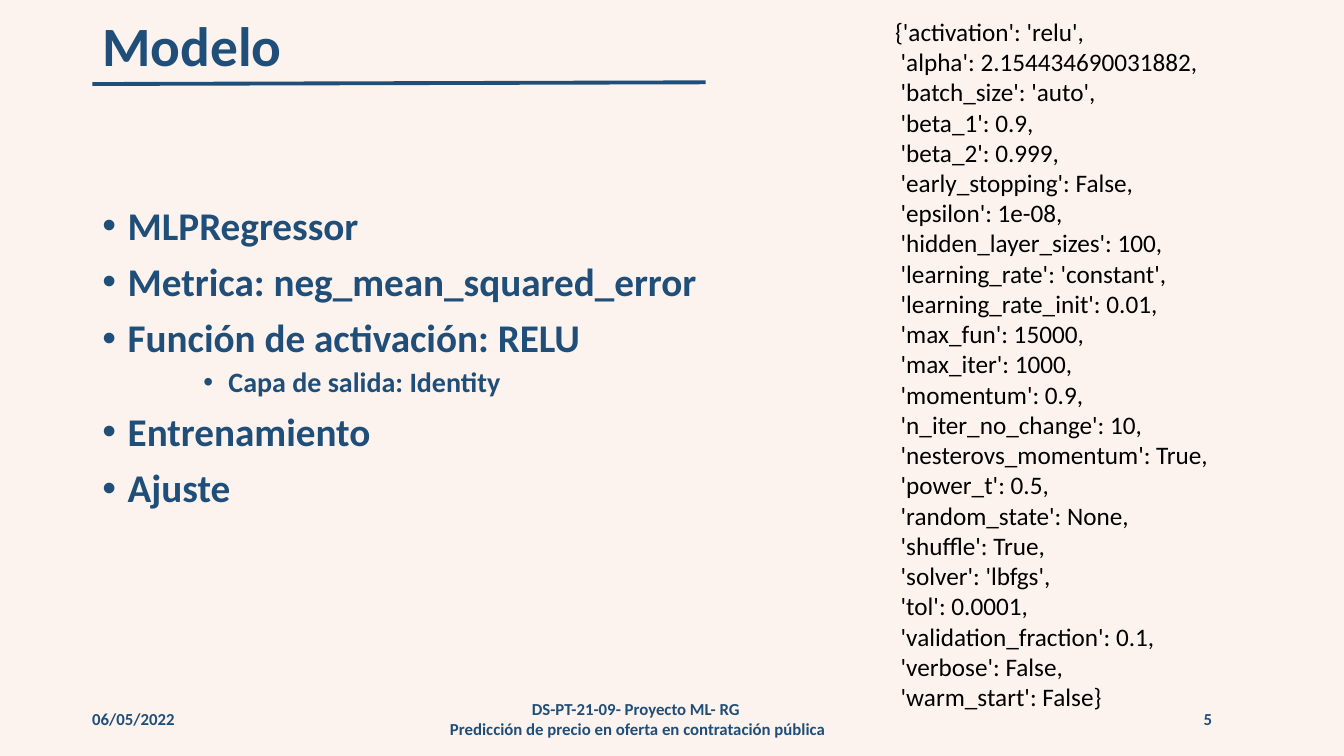
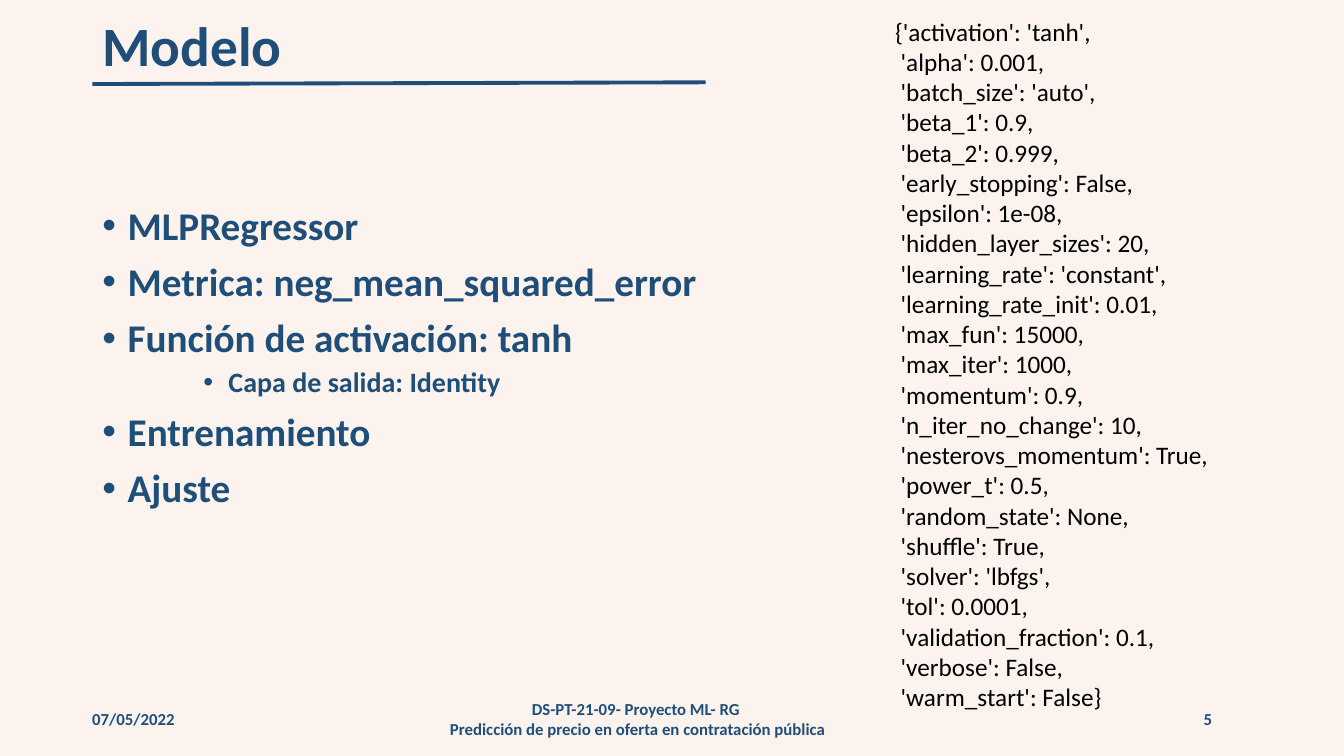
Before and after one commit to RAGMdE/Proyectos_TB, a slide deck: slide 5 of ml_proyect/PROYECTO ML.pptx. Drawn at 1344x756 pixels with LibreOffice and Linux fonts; fonts in the diff are those of the drawing; background and template pictures are left out. Boxes give left, top, right and bottom in pixels: in the first picture for what was removed or moved away, otherwise in the second. Text is boxed around its words. In the diff, an @@ line names an element or a change of style, - is before the commit and + after.

```diff
--- a/ml_proyect/PROYECTO ML.pptx
+++ b/ml_proyect/PROYECTO ML.pptx
@@ text at [895, 22, 1091, 75]: text changed @@
-{'activation': 'relu',
-'alpha': 2.154434690031882,
+{'activation': 'tanh',
+'alpha': 0.001,
@@ text at [901, 234, 1150, 256]: text changed @@
-'hidden_layer_sizes': 100,
+'hidden_layer_sizes': 20,
@@ text at [128, 324, 573, 353]: text changed @@
-• Función de activación: RELU
+• Función de activación: tanh
@@ text at [92, 713, 174, 726]: text changed @@
-06/05/2022
+07/05/2022
```
Also in this commit, not shown: 5 other slides changed, 4 other files.
